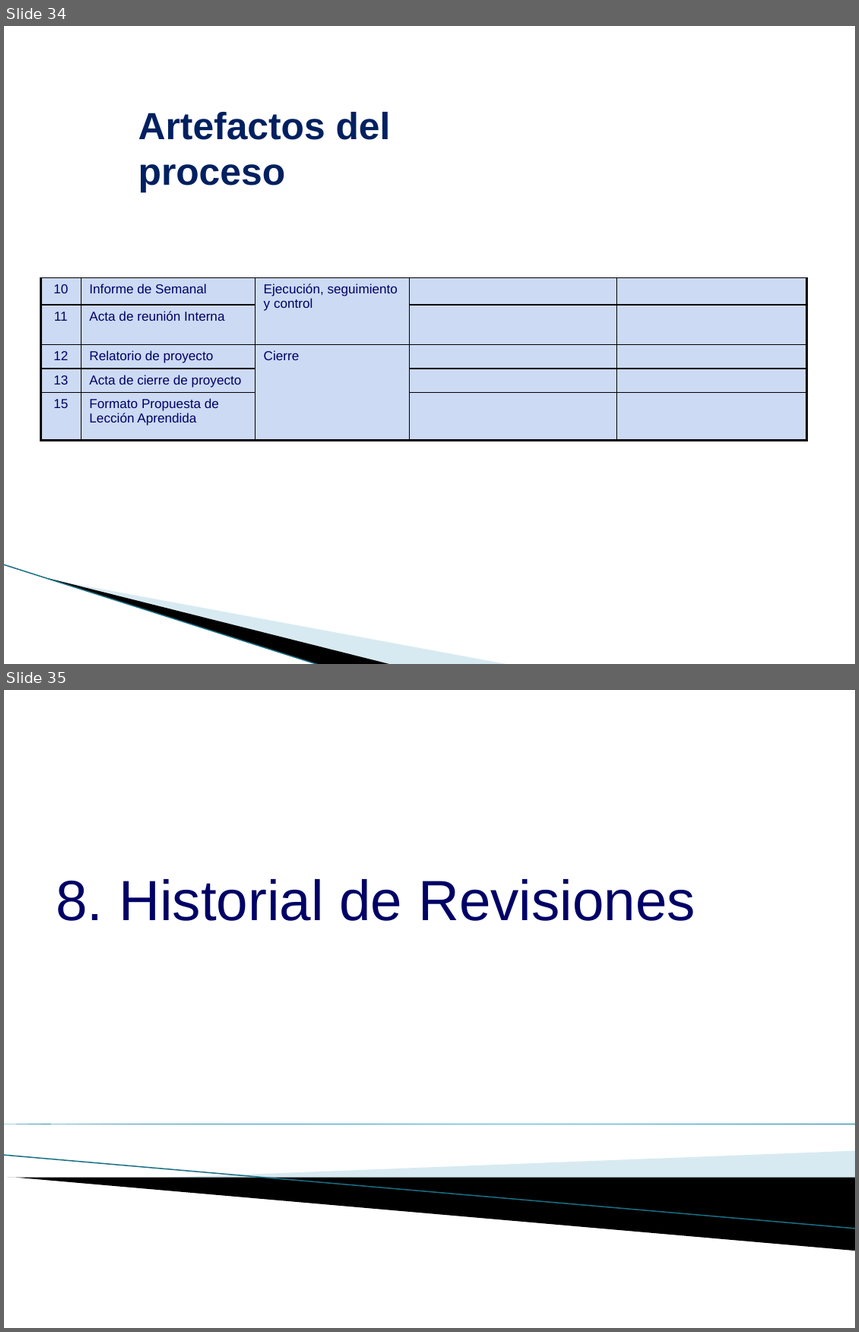
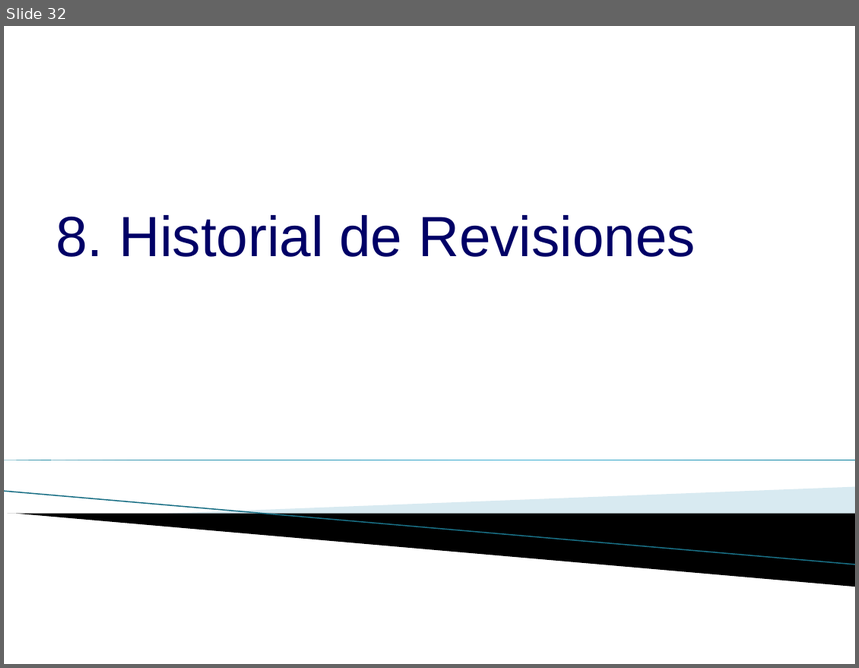
Before and after one commit to CreativeCheeseGame/BoundPhysic, a slide deck: Area de Proceso PP-PMC/PGPRO_0.2_2015 Proceso_de_gestion_de_proyectos.ppt.pptx. Shown one above the other, each under a label of ours: slides 34 and 35 before the commit, slide 32 after it. The pictures are 859x1332 and 859x668 pixels, drawn with LibreOffice and Linux fonts; fonts in the diff are those of the drawing; background and template pictures are left out. Boxes give left, top, right and bottom in pixels: in the first picture for what was removed or moved away, otherwise in the second. Text is boxed around its words. In the diff, an @@ line names an element or a change of style, - is before the commit and + after.

```diff
--- a/Area de Proceso PP-PMC/PGPRO_0.2_2015 Proceso_de_gestion_de_proyectos.ppt.pptx
+++ b/Area de Proceso PP-PMC/PGPRO_0.2_2015 Proceso_de_gestion_de_proyectos.ppt.pptx
@@ slide 34 removed at [4,26,855,664], background #FFFFFF @@
@@ text removed at [139,112,391,192] @@
-Artefactos del proceso
@@ table removed at [40,278,807,429], 5 rows, 5 columns @@
-10 | Informe de Semanal | Ejecución, seguimiento y control |  | 
-11 | Acta de reunión Interna |  |  | 
-12 | Relatorio de proyecto | Cierre |  | 
-13 | Acta de cierre de proyecto |  |  | 
-15 | Formato Propuesta de Lección Aprendida |  |  | 
@@ line removed from (4, 565) to (320, 664) @@
@@ freeform shape removed at [49,579,393,664] @@
@@ freeform shape removed at [51,579,510,664] @@
@@ what was slide 35 is now slide 32 @@
```
Also in this commit, not shown: 8 slides changed, 2 other slides removed, 17 other files.
